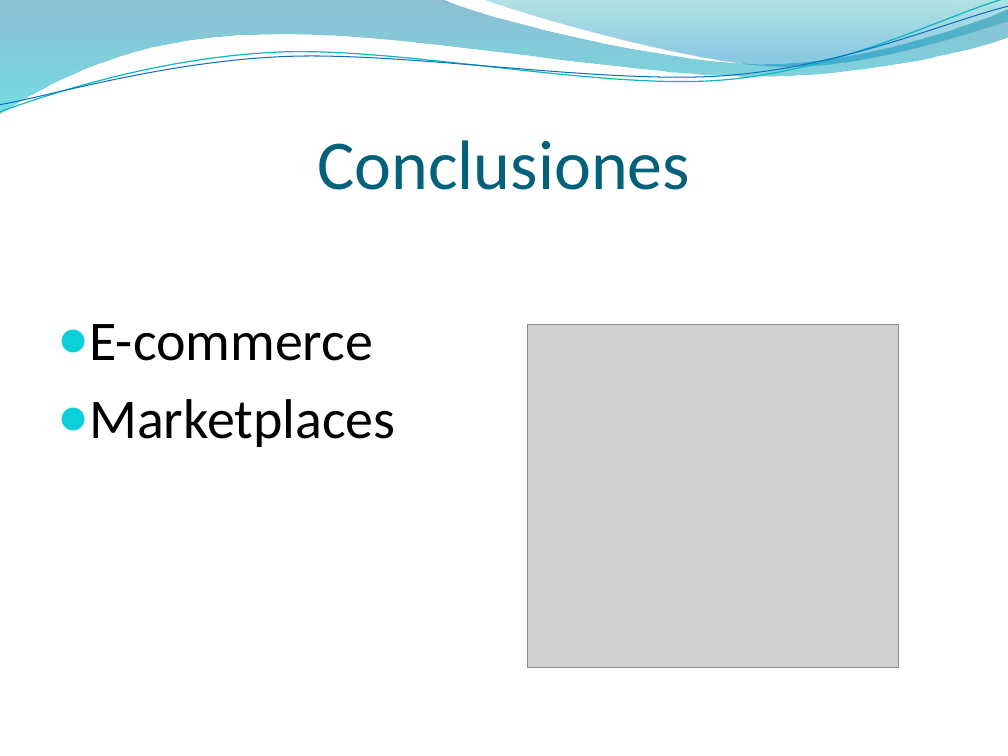
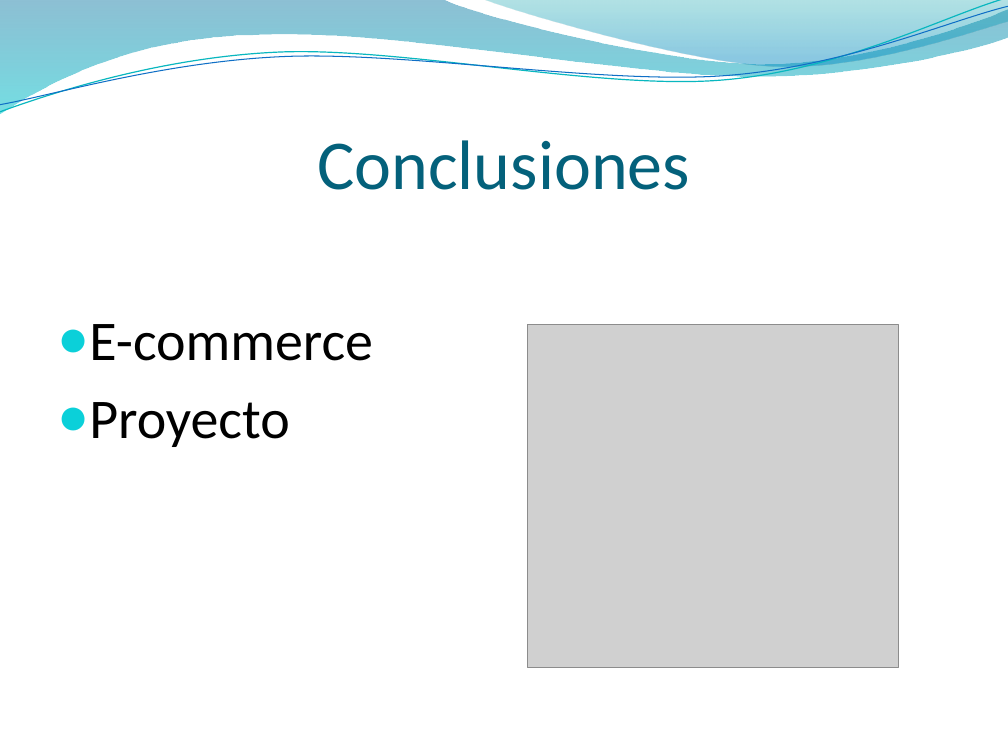
Before and after one commit to ORGTecnologo/7b6581PT, a slide deck: slide 16 of Documentacion/Entregas/Presentacion/Presentacion.pptx (slide 14 before the commit). Drawn at 1008x756 pixels with LibreOffice and Linux fonts; fonts in the diff are those of the drawing; grey boxes stand for pictures; background and template pictures are left out. Boxes give left, top, right and bottom in pixels: in the first picture for what was removed or moved away, otherwise in the second. Text is boxed around its words. In the diff, an @@ line names an element or a change of style, - is before the commit and + after.

```diff
--- a/Documentacion/Entregas/Presentacion/Presentacion.pptx
+++ b/Documentacion/Entregas/Presentacion/Presentacion.pptx
@@ text at <box>89,402,289,447</box>: text changed @@
-● Marketplaces
+● Proyecto
```
Also in this commit, not shown: 3 other slides changed, 2 slides added, 1 other file.
